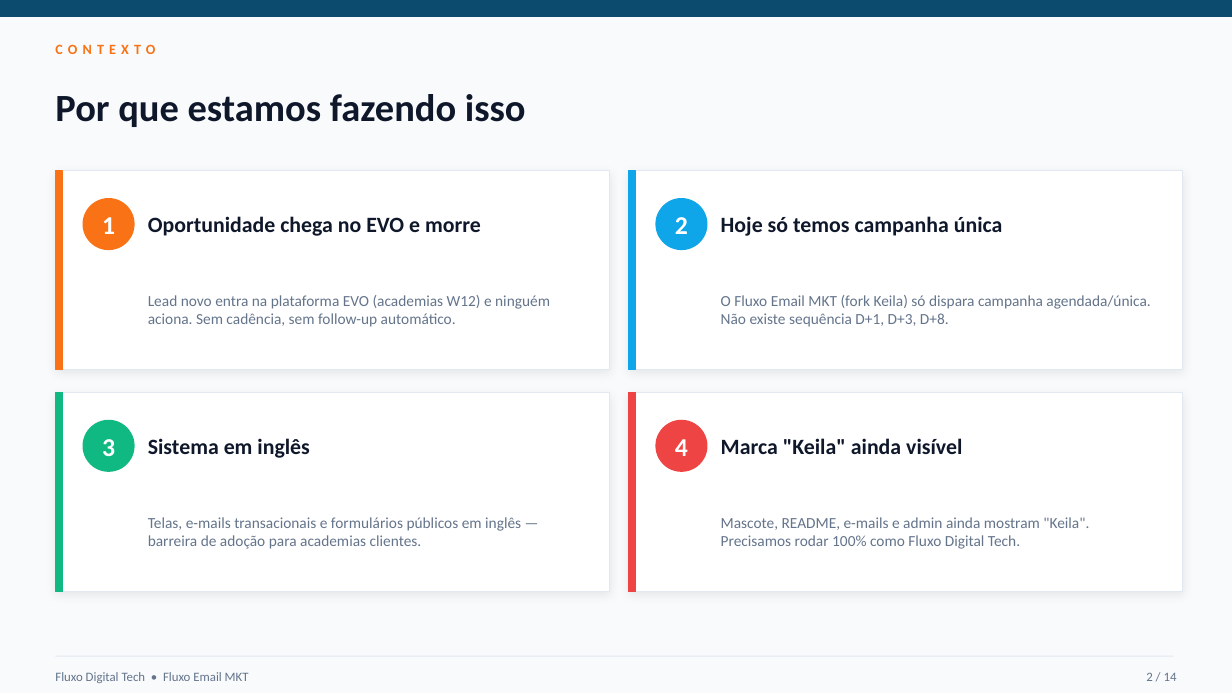
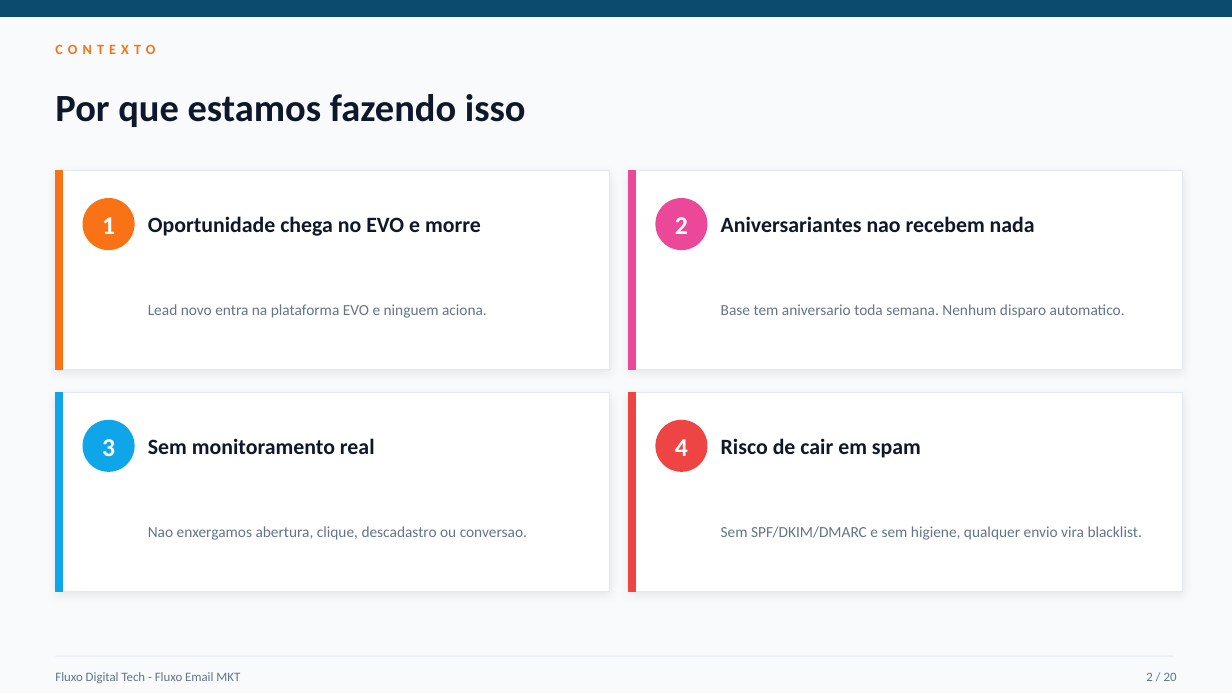
Before and after one commit to cleitonSam/email, a slide deck: slide 2 of fluxo-cadencia-automatica.pptx. Drawn at 1232x693 pixels with LibreOffice and Linux fonts; fonts in the diff are those of the drawing. Boxes give left, top, right and bottom in pixels: in the first picture for what was removed or moved away, otherwise in the second. Text is boxed around its words. In the diff, an @@ line names an element or a change of style, - is before the commit and + after.

Commit message:
docs: deck v2 - 20 slides com aniversario, abas, contatos e anti-spam

```diff
--- a/fluxo-cadencia-automatica.pptx
+++ b/fluxo-cadencia-automatica.pptx
@@ rectangle at <box>628,171,636,370</box>: fill #0EA5E9 to #EC4899; outline #0EA5E9 1 pt to #EC4899 1 pt @@
@@ ellipse at <box>656,199,707,250</box>: fill #0EA5E9 to #EC4899; outline #0EA5E9 1 pt to #EC4899 1 pt @@
@@ text at <box>721,216,1035,232</box>: text changed @@
-Hoje só temos campanha única
+Aniversariantes nao recebem nada
@@ text at <box>148,304,487,318</box>: text changed @@
-Lead novo entra na plataforma EVO (academias W12) e ninguém aciona. Sem cadência, sem follow-up automático.
+Lead novo entra na plataforma EVO e ninguem aciona.
@@ text at <box>721,304,1125,318</box>: text changed @@
-O Fluxo Email MKT (fork Keila) só dispara campanha agendada/única. Não existe sequência D+1, D+3, D+8.
+Base tem aniversario toda semana. Nenhum disparo automatico.
@@ rectangle at <box>55,393,63,592</box>: fill #10B981 to #0EA5E9; outline #10B981 1 pt to #0EA5E9 1 pt @@
@@ ellipse at <box>83,421,134,471</box>: fill #10B981 to #0EA5E9; outline #10B981 1 pt to #0EA5E9 1 pt @@
@@ text at <box>148,438,375,454</box>: text changed @@
-Sistema em inglês
+Sem monitoramento real
@@ text at <box>721,438,921,458</box>: text changed @@
-Marca "Keila" ainda visível
+Risco de cair em spam
@@ text at <box>148,526,527,540</box>: text changed @@
-Telas, e-mails transacionais e formulários públicos em inglês — barreira de adoção para academias clientes.
+Nao enxergamos abertura, clique, descadastro ou conversao.
@@ text at <box>721,526,1142,540</box>: text changed @@
-Mascote, README, e-mails e admin ainda mostram "Keila". Precisamos rodar 100% como Fluxo Digital Tech.
+Sem SPF/DKIM/DMARC e sem higiene, qualquer envio vira blacklist.
@@ text at <box>55,672,240,683</box>: text changed @@
-Fluxo Digital Tech • Fluxo Email MKT
+Fluxo Digital Tech - Fluxo Email MKT
@@ text at <box>1146,672,1177,681</box>: text changed @@
-2 / 14
+2 / 20
```
Also in this commit, not shown: 8 other slides changed, 11 slides added, 5 slides removed.
